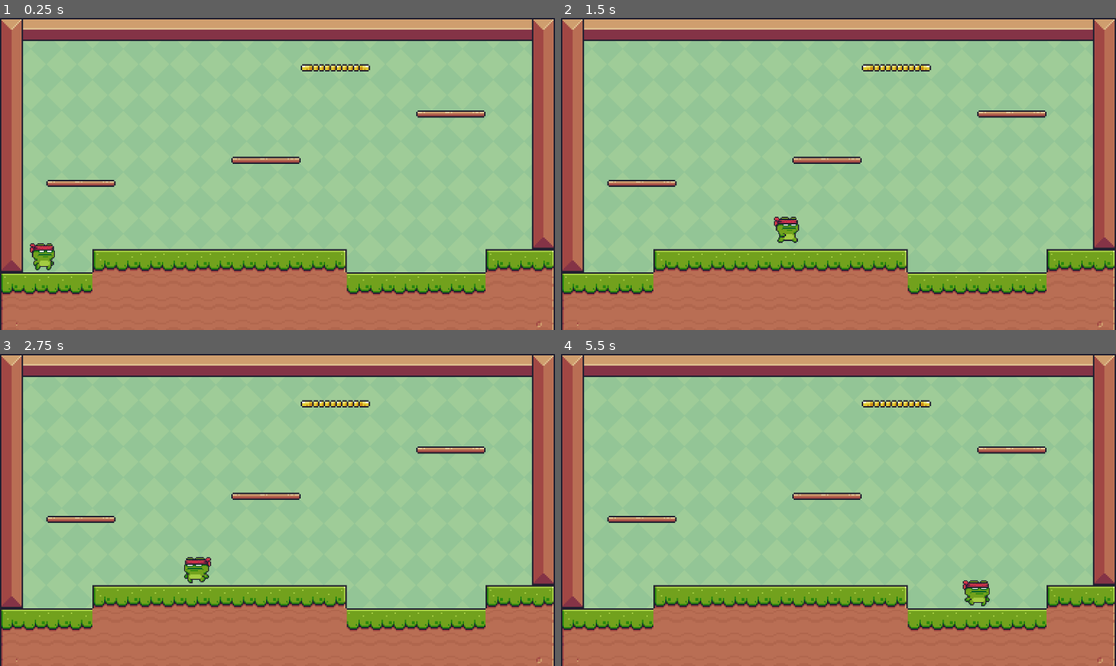
Above: before the commit, frames 1-4 (two rows, left to right).
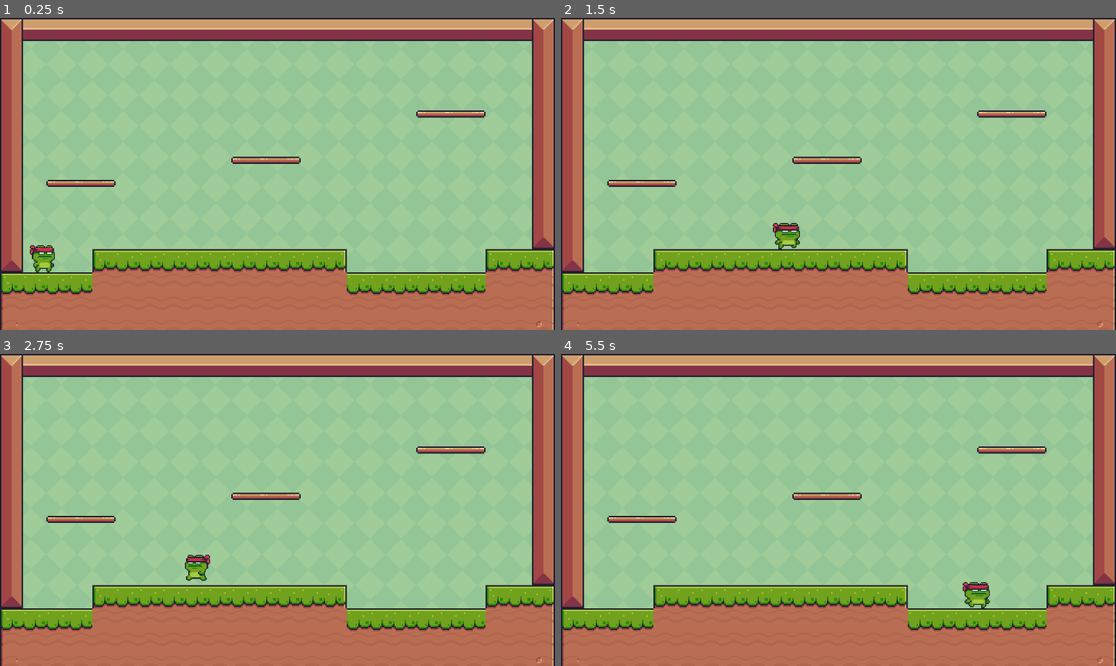
Above: after the commit, the same moments.

Repository: wozniaczek123/Fitst2DPlatformer
Game: Godot game, scene res://main.tscn
Two runs of this game, one before a commit and one after it. Both use one fixed random seed, a clock stepped at 60 frames per second and the inputs below.
Inputs:
- Up to frame 1 (0.25 s): no input
- Up to frame 2 (1.5 s): tap Enter (ui_accept) at 0.5, 0.77 s; hold Right (ui_right) from 0.53 s (still down)
- Up to frame 3 (2.75 s): tap Enter (ui_accept) at 1.52 s; release Right (ui_right) at 2.03 s; hold Left (ui_left) from 2.03 s (still down)
- Up to frame 4 (5.5 s): release Left (ui_left) at 2.78 s; hold Right (ui_right) 2.78-4.28 s; tap Enter (ui_accept) at 3.02, 3.77, 4.52 s; hold Left (ui_left) 4.28-5.03 s; hold Right (ui_right) from 5.03 s (still down)

The runs differ from the first frame. In frame 1, 0.5% of the frame differs, in the area x 5-67%, y 14-82%; in frame 2, 0.7%, in the area x 38-67%, y 14-75%; in frame 3, 0.6%; in frame 4, 0.6%.

Commit message:
Added new level support and collectibles

Diff:
--- a/main.tscn
+++ b/main.tscn
@@ -65,15 +65,15 @@
 17:0/0 = 0
 17:0/0/physics_layer_0/linear_velocity = Vector2(0, 0)
 17:0/0/physics_layer_0/angular_velocity = 0.0
-17:0/0/physics_layer_0/polygon_0/points = PackedVector2Array(-8, -8, 8, -8, 8, -3.09359, -8, -3.09359)
+17:0/0/physics_layer_0/polygon_0/points = PackedVector2Array(-8, -8, 8, -8, 8, -3, -8, -3)
 18:0/0 = 0
 18:0/0/physics_layer_0/linear_velocity = Vector2(0, 0)
 18:0/0/physics_layer_0/angular_velocity = 0.0
-18:0/0/physics_layer_0/polygon_0/points = PackedVector2Array(-8, -8, 8, -8, 8, -3.09359, -8, -3.09359)
+18:0/0/physics_layer_0/polygon_0/points = PackedVector2Array(-8, -8, 8, -8, 8, -3, -8, -3)
 19:0/0 = 0
 19:0/0/physics_layer_0/linear_velocity = Vector2(0, 0)
 19:0/0/physics_layer_0/angular_velocity = 0.0
-19:0/0/physics_layer_0/polygon_0/points = PackedVector2Array(-8, -8, 8, -8, 8, 8, -8, 8)
+19:0/0/physics_layer_0/polygon_0/points = PackedVector2Array(-8, -8, 8, -8, 8, -3, -8, -3)
 0:1/0 = 0
 0:1/0/physics_layer_0/linear_velocity = Vector2(0, 0)
 0:1/0/physics_layer_0/angular_velocity = 0.0
@@ -133,15 +133,15 @@
 17:1/0 = 0
 17:1/0/physics_layer_0/linear_velocity = Vector2(0, 0)
 17:1/0/physics_layer_0/angular_velocity = 0.0
-17:1/0/physics_layer_0/polygon_0/points = PackedVector2Array(-8, -8, 8, -8, 8, -3.09359, -8, -3.09359)
+17:1/0/physics_layer_0/polygon_0/points = PackedVector2Array(-8, -8, 8, -8, 8, -3, -8, -3)
 18:1/0 = 0
 18:1/0/physics_layer_0/linear_velocity = Vector2(0, 0)
 18:1/0/physics_layer_0/angular_velocity = 0.0
-18:1/0/physics_layer_0/polygon_0/points = PackedVector2Array(-8, -8, 8, -8, 8, -3.09359, -8, -3.09359)
+18:1/0/physics_layer_0/polygon_0/points = PackedVector2Array(-8, -8, 8, -8, 8, -3, -8, -3)
 19:1/0 = 0
 19:1/0/physics_layer_0/linear_velocity = Vector2(0, 0)
 19:1/0/physics_layer_0/angular_velocity = 0.0
-19:1/0/physics_layer_0/polygon_0/points = PackedVector2Array(-8, -8, 8, -8, 8, -3.09359, -8, -3.09359)
+19:1/0/physics_layer_0/polygon_0/points = PackedVector2Array(-8, -8, 8, -8, 8, -3, -8, -3)
 0:2/0 = 0
 0:2/0/physics_layer_0/linear_velocity = Vector2(0, 0)
 0:2/0/physics_layer_0/angular_velocity = 0.0
@@ -181,15 +181,15 @@
 17:2/0 = 0
 17:2/0/physics_layer_0/linear_velocity = Vector2(0, 0)
 17:2/0/physics_layer_0/angular_velocity = 0.0
-17:2/0/physics_layer_0/polygon_0/points = PackedVector2Array(-8, -8, 8, -8, 8, -3.09359, 0.0883884, -3.09359, -8, -3.09359)
+17:2/0/physics_layer_0/polygon_0/points = PackedVector2Array(-8, -8, 8, -8, 8, -3, -8, -3)
 18:2/0 = 0
 18:2/0/physics_layer_0/linear_velocity = Vector2(0, 0)
 18:2/0/physics_layer_0/angular_velocity = 0.0
-18:2/0/physics_layer_0/polygon_0/points = PackedVector2Array(-8, -8, 8, -8, 8, -3.09359, 0.0883884, -3.09359, -8, -3.09359)
+18:2/0/physics_layer_0/polygon_0/points = PackedVector2Array(-8, -8, 8, -8, 8, -3, -8, -3)
 19:2/0 = 0
 19:2/0/physics_layer_0/linear_velocity = Vector2(0, 0)
 19:2/0/physics_layer_0/angular_velocity = 0.0
-19:2/0/physics_layer_0/polygon_0/points = PackedVector2Array(-8, -8, 8, -8, 8, -3.09359, 0.0883884, -3.09359, -8, -3.09359)
+19:2/0/physics_layer_0/polygon_0/points = PackedVector2Array(-8, -8, 8, -8, 8, -3, -8, -3)
 0:4/0 = 0
 0:4/0/physics_layer_0/linear_velocity = Vector2(0, 0)
 0:4/0/physics_layer_0/angular_velocity = 0.0
@@ -604,7 +604,7 @@
 scale = Vector2(3, 3)
 tile_set = SubResource("TileSet_8yv74")
 format = 2
-layer_0/tile_data = PackedInt32Array(786432, 393216, 1, 8519 …(1751 unchanged characters)… 393227, 1179648, 1, 393228, 1245184, 1, 131085, 1114112, 0, 131086, 1179648, 0, 131087, 1245184, 0, 589847, 983040, 2, 524311, 983040, 1, 45 …(668 unchanged characters)…
+layer_0/tile_data = PackedInt32Array(786432, 393216, 1, 8519 …(1751 unchanged characters)… 393227, 1179648, 1, 393228, 1245184, 1, 589847, 983040, 2, 524311, 983040, 1, 45 …(668 unchanged characters)…
 
 [node name="CharacterBody2D" parent="." instance=ExtResource("3_ywqr6")]
 position = Vector2(89, 486)
--- a/project.godot
+++ b/project.godot
@@ -14,6 +14,10 @@
 run/main_scene="res://main.tscn"
 config/features=PackedStringArray("4.2", "Forward Plus")
 config/icon="res://icon.svg"
+
+[display]
+
+window/size/extend_to_title=true
 
 [input]
 
--- a/scenes/main_character.tscn
+++ b/scenes/main_character.tscn
@@ -187,9 +187,8 @@
 "speed": 20.0
 }]
 
-[sub_resource type="CapsuleShape2D" id="CapsuleShape2D_o3ayi"]
-radius = 27.0
-height = 80.0
+[sub_resource type="RectangleShape2D" id="RectangleShape2D_v8utg"]
+size = Vector2(52, 54)
 
 [node name="CharacterBody2D" type="CharacterBody2D"]
 script = ExtResource("1_egstq")
@@ -202,6 +201,6 @@
 frame_progress = 0.0513679
 
 [node name="CollisionShape2D" type="CollisionShape2D" parent="."]
-position = Vector2(-2, 0)
-shape = SubResource("CapsuleShape2D_o3ayi")
+position = Vector2(-1, 9)
+shape = SubResource("RectangleShape2D_v8utg")
 debug_color = Color(0, 0.588235, 0.760784, 0.592157)
